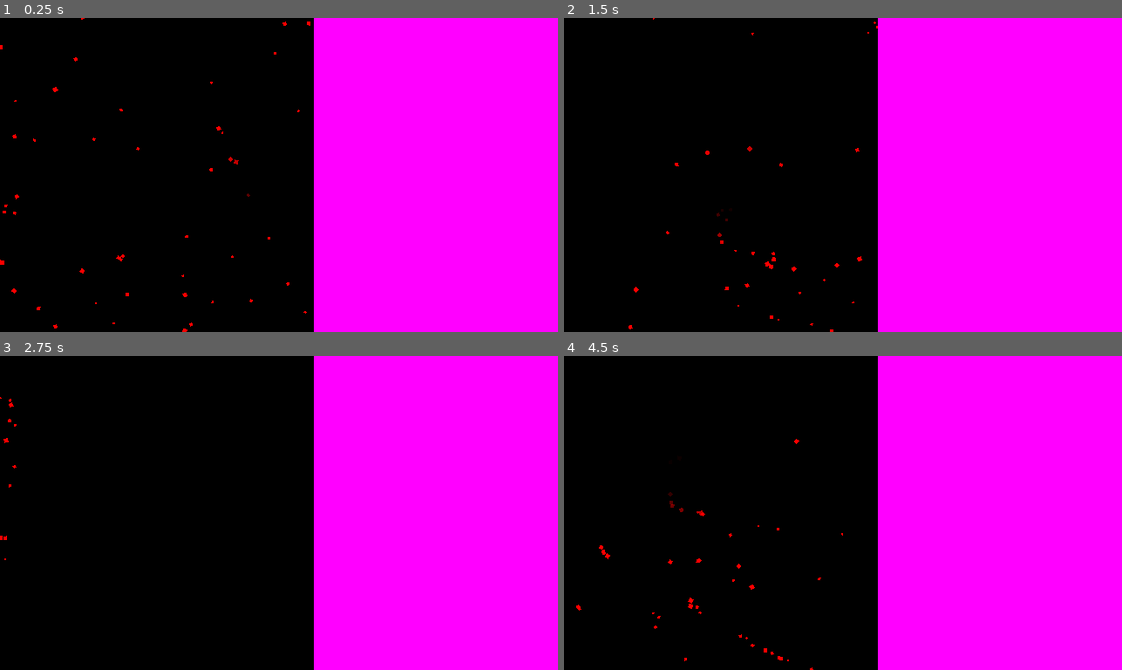
Above: before the commit, frames 1-4 (two rows, left to right).
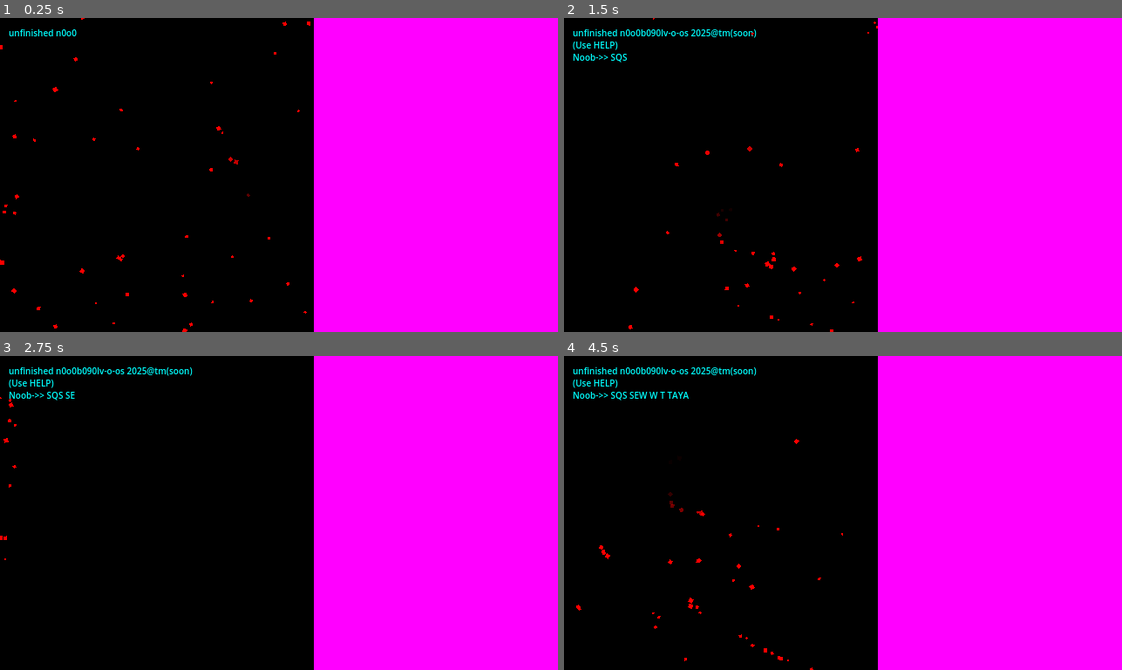
Above: after the commit, the same moments.

Repository: officialErnests/d-2dl-1
Game: Godot game, scene res://scenes/intro.tscn
The game is run twice, just before and just after one commit, with the same random seed, the same clock (stepped at 60 frames per second) and the same inputs.
Inputs (mouse positions are in pixels of both pictures, inside the frame that each line leads up to):
- Up to frame 1 (0.25 s): no input
- Up to frame 2 (1.5 s): tap Enter at 0.5 s; move the mouse to (720, 175) at 0.52 s; hold D 0.53-1.28 s; hold Enter 0.53-1.28 s; tap Space at 0.77 s; move the mouse to (731, 190) at 1.27 s; hold S from 1.28 s (still down); tap Q at 1.35 s
- Up to frame 3 (2.75 s): tap Space at 1.52 s; move the mouse to (334, 443) at 2.02 s; release S at 2.03 s; hold D from 2.03 s (still down); hold E from 2.03 s (still down)
- Up to frame 4 (4.5 s): move the mouse to (815, 575) at 2.77 s; release D at 2.78 s; release E at 2.78 s; hold W 2.78-3.53 s; tap R at 2.85 s; tap Space at 3.02, 3.5, 3.77 s; move the mouse to (1010, 560) at 3.52 s; hold T 3.53-4.28 s; hold A from 3.53 s (still down); move the mouse to (675, 465) at 4.27 s; tap Y at 4.35 s

The runs differ from the first frame. In frame 1, 0.2% of the frame differs, in the area x 1-14%, y 3-6%; in frame 2, 0.6%; in frame 3, 0.7%; in frame 4, 0.8%, in the area x 1-35%, y 3-15%.
Error before the commit: Parse Error: Too few arguments for "getTask()" call. Expected at least 1 but received 0. (res://scripts/main.gd:55)

Commit message:
v0.1.3 mooore cmd + task

Diff:
--- a/diologue.gd
+++ b/diologue.gd
@@ -1,7 +1,9 @@
 extends Node
 
 var diologue = [
+	#0 - intro
 	"unfinished n0o0b090lv-o-os 2025@tm(soon)\n(Use HELP)\n",
+	#1 - help
 	"Commandiessss ;DD
 	\tx__--// DEFAULTS \\\\--__x
 	\t\tHELP\t\t\t\tDISPLAYS ALL THE COMMANDS
@@ -16,9 +18,22 @@
 	\t\tAPP\t\t\t\t\tOPENS DOWNLOADED APP
 	\t\tDELETE\t\t\tDELETES APP
 	\t\tDOWN\t\t\tDOWNLOADS NEWEST APP\n",
+	#2 - exit
 	"TF YOU THINK YOU GOING XD\n",
+	#3 - exit
 	"NUH UH XD\n",
+	#4 - exit
 	"LOL NO\n",
+	#5 - task help
+	"Tasker Commandiessss ;DD
+	\tx__--// DEFAULTS \\\\--__x
+	\t\tHELP\t\t\t\tDISPLAYS ALL THE COMMANDS
+	\t\tENTER\t\t\t\tCLEARS COMMAND
+	\t\tCLEAR\t\t\t\tCLEARS COMMAND FR FR
+
+	\tx__--// TASK-ER \\\\--__x
+	\t\tEXIT\t\t\t\tEXITS TASKER
+	\t\tREPEAT\t\t\t\tREPEATS GIVEN TASK\n",
 ]
 
 var emails = [
@@ -38,21 +53,27 @@
 	like.. i have no idea how to touch arrows..
 	I just code i can't play.. PLS PLS PLS HELP
 
-	~ Cool programmer"
+	+_ Cool programmer _+"
 ]
 
 var tasks = [
 	{
-		"Name": "C0NGR4TS 0n 0p3n1ng th1s :DD",
-		"Requim": [
+		"Name": "C0NGR4T5 0n 0p3n1ng th15 :DD\n",
+		"Requims": [
 			{
-				"Text": "Do you sell your spul to this corp"
+				"Text": "D0 y0u 53ll y0ur UNG0DLY 50ULD t0 th15 noob.corp.c00l",
+				"Prompt": "Y - y35 || n0 - N\n",
+				"Expected": "Y",
+				"NoNo": "N"
 			}
-		]
+		],
+		"Fail": "00P5135 wr0ng 4n5w3r5, l0lz135
+		*pr0c33d5 t0 4cc1d3nt4lly d3t0n4t3 l3 b0mb*",
+		"Succes": "W3lc0m3 t0 y0ur n3w f4m1ly ;;;;;;;;;;;;;;;;;;;;;;;;;;;;;;;;;;;;;;;;;D"
 	}
 ]
 
-func getTask(p_index: int) -> String:
+func getTask(p_index: int) -> Dictionary:
 	return tasks[p_index]
 
 func getDiologue(p_index: int) -> String:
--- a/scripts/main.gd
+++ b/scripts/main.gd
@@ -2,13 +2,16 @@
 
 @export var console: Control
 
-var can_write = false
+var write_enabled = false
+var write_locked = false
 var previous_cahrecter = ""
+var task_mode = false
+var task_curent
+var task_requim_index = 0
 
 func start() -> void:
 	diologue(0)
 	console.done.connect(stopWriting)
-
 
 func _process(delta):
 	var curent_text = detectKeyboard()
@@ -18,41 +21,77 @@
 	checkSpecial()
 
 func write(p_string: String) -> void:
-	if not can_write: return
+	if not write_enabled: return
 	console.addCharecter(p_string)
 
 func stopWriting() -> void:
-	newLine()
+	if write_locked:
+		taskWrite()
+	else:
+		newLine()
 
 func newLine() -> void:
-	console.addCharecter("Noob->> ")
-	can_write = true
+	if task_mode:
+		console.addCharecter("Noob-o-task->> ")
+	else:
+		console.addCharecter("Noob->> ")
+	write_enabled = true
 
 func checkSpecial() -> void:
-	match console.getLast(0):
-		"EXIT":
-			console.addNewLine()
-			diologue(randi_range(2,4))
-		"ENTER":
-			console.addNewLine()
-			newLine()
-		"HELP":
-			console.addNewLine()
-			diologue(1)
-		"CLEAR":
-			console.clearText()
-			newLine()
-		"EMAIL":
-			console.addNewLine()
-			email(0)
-		"TASKS":
-			console.addNewLine()
-			email(0)
-		_:
-			return
+	if task_mode:
+		match console.getLast(0):
+			"HELP":
+				console.addNewLine()
+				diologue(5)
+			"ENTER":
+				console.addNewLine()
+				newLine()
+			"CLEAR":
+				console.clearText()
+				newLine()
+			"EXIT":
+				pass
+			"REPEAT":
+				console.addNewLine()
+				taskWrite()
+			_:
+				return
+	else:
+		match console.getLast(0):
+			"EXIT":
+				console.addNewLine()
+				diologue(randi_range(2,4))
+			"ENTER":
+				console.addNewLine()
+				newLine()
+			"HELP":
+				console.addNewLine()
+				diologue(1)
+			"CLEAR":
+				console.clearText()
+				newLine()
+			"EMAIL":
+				console.addNewLine()
+				email(0)
+			"TASK":
+				console.addNewLine()
+				task(0)
+			_:
+				return
 
 func task(p_index) -> void:
-	var curent_task = Diologue.getTask()
+	task_curent = Diologue.getTask(0)
+	task_mode = true
+	write_enabled = false
+	write_locked = true
+	console.addNewLine()
+	task_requim_index = 0
+	console.addText("--==|| Task mode ,,--.. EXIT [to] EXIT ||==--\n"+task_curent["Name"])
+
+func taskWrite() -> void:
+	write_locked = false
+	console.addText(task_curent["Requims"][task_requim_index]["Text"]+"\n"+task_curent["Requims"][task_requim_index]["Prompt"])
+
 
 func diologue(p_index: int) -> void:
 	console.addText(Diologue.getDiologue(p_index))
